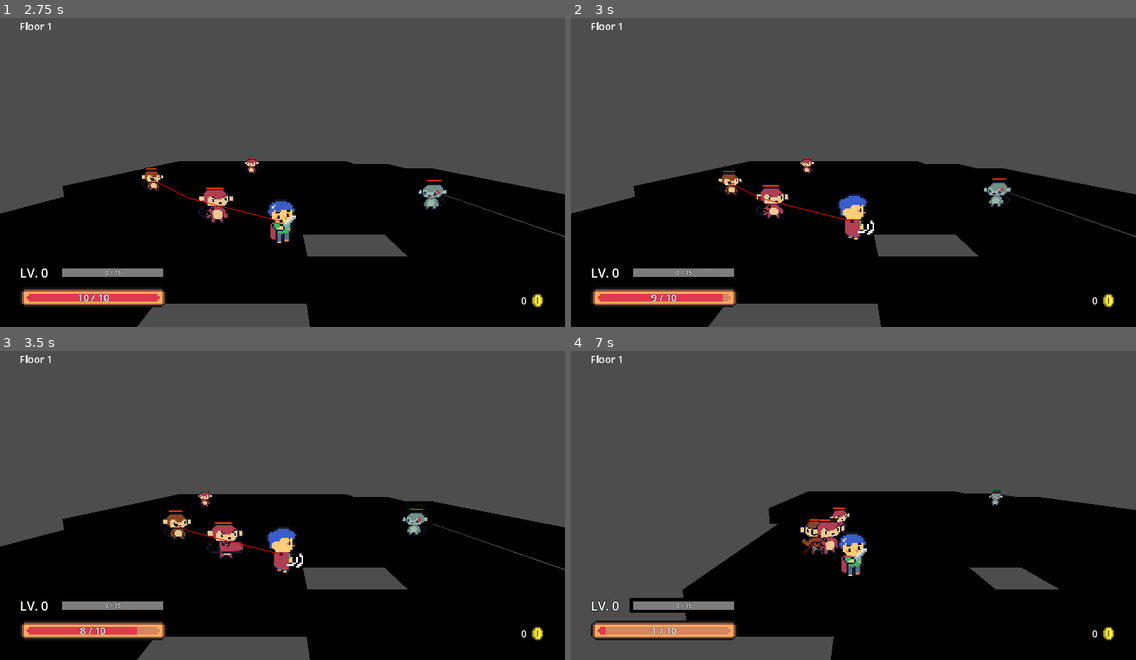
Above: before the commit, frames 1-4 (two rows, left to right).
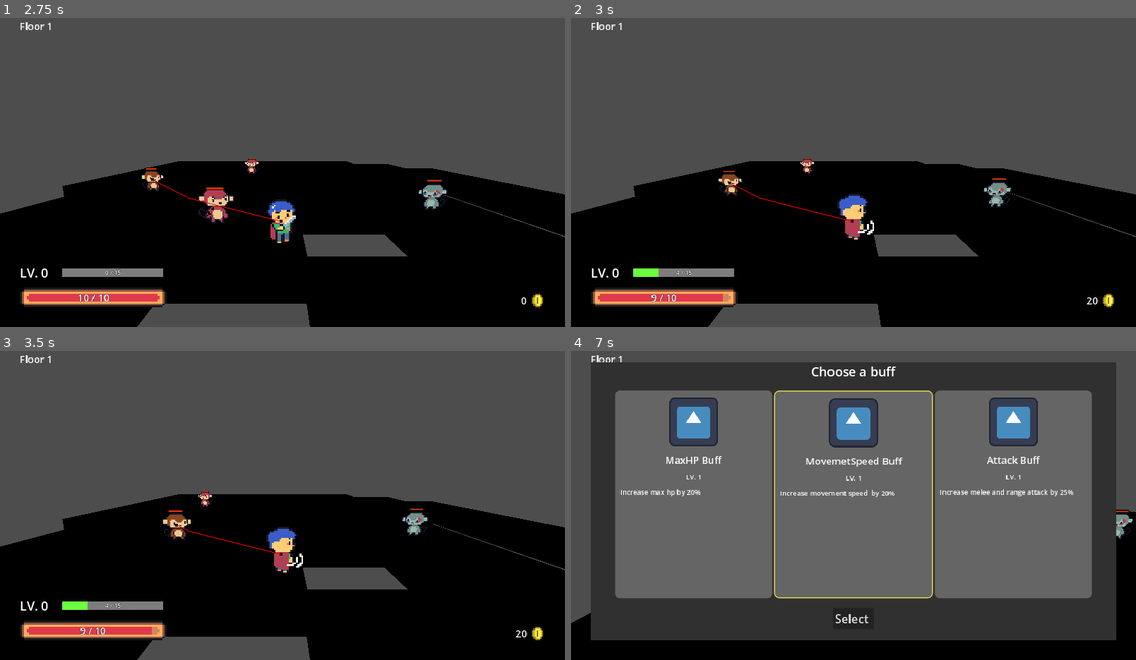
Above: after the commit, the same moments.

Repository: ArtMuchimuchi/FinalProject
Game: Godot game, scene res://user_interface/menu/main_menu/main_menu.tscn
Two runs of this game, one before a commit and one after it. Both use one fixed random seed, a clock stepped at 60 frames per second and the inputs below. The project has no main scene, so this scene is started directly. The engine's default icon, where the game draws it, is replaced by a stand-in: a white triangle on a blue panel in a dark square. Sound files missing from this copy of the repository are replaced by a short silence.
Inputs (mouse positions are in pixels of both pictures, inside the frame that each line leads up to):
- Up to frame 1 (2.75 s): click "Start" at 0.5 s; move the mouse to (406, 150) at 1.27 s; hold Right (move_right) 1.28-2.03 s; tap Shift (dash) at 1.35 s; click (406, 150) at 1.42 s; move the mouse to (169, 184) at 2.02 s; hold Down (move_back) from 2.03 s (still down); tap Z (melee_attack) at 2.1 s
- Up to frame 2 (3 s): move the mouse to (910, 98) at 2.77 s; release Down (move_back) at 2.78 s; hold Right (move_right) from 2.78 s (still down); tap X (range_attack) at 2.85 s
- Up to frame 3 (3.5 s): keep holding Right (move_right)
- Up to frame 4 (7 s): move the mouse to (825, 564) at 3.52 s; release Right (move_right) at 3.53 s; hold Up (move_forward) 3.53-4.28 s; tap one key every 0.75 s from 3.6 s: Shift (dash) Z (melee_attack) X (range_attack) Shift (dash) Z (melee_attack); click (825, 564) at 3.67 s; move the mouse to (1023, 548) at 4.27 s; hold Left (move_left) 4.28-5.78 s; move the mouse to (684, 452) at 5.02 s; move the mouse to (881, 502) at 5.77 s; hold Down (move_back) 5.78-6.53 s; click (881, 502) at 5.92 s; move the mouse to (768, 422) at 6.52 s; hold Right (move_right) from 6.53 s (still down)

Frame 1 is identical in both runs. In frame 2, 0.6% of the frame differs, in the area x 11-94%, y 53-93%; in frame 3, 0.8%; in frame 4, 54%, in the area x 0-100%, y 3-100%.
Error after the commit: Attempt to call function 'store_string' in base 'null instance' on a null instance. (res://utils/saver_loader/saver_loader.gd:58)

Commit message:
Revert "Add reset level in reward manager"
This reverts commit c3e42b451f98e2b3675c055fdf06299c11c8ae05.

Diff:
--- a/utils/constant/constant_number.gd
+++ b/utils/constant/constant_number.gd
@@ -14,13 +14,11 @@
 const playerDefense : int = 2
 const rebirthInvincibleDuration : float = 2.0
 const healingPerLevelUp : float = 0.3
-const defaultPlayerLevel : int = 0
-const defaultPlayerExp : int = 0
 
 const enemyMeleeType : int = 0
 const enemyRangeType : int = 1
 
-const enemyHealthPoint : int = 10
+const enemyHealthPoint : int = 1
 const enemySpeed : int = 4
 const enemyDashSpeed : int = 14
 const enemyDashDuration : float = 0.3
--- a/utils/reward_manager/reward_manager.gd
+++ b/utils/reward_manager/reward_manager.gd
@@ -1,8 +1,8 @@
 extends Node
 
 # Exp reward
-var currentLevel : int = ConstantNumber.defaultPlayerLevel
-var currentEXP : int = ConstantNumber.defaultPlayerExp
+var currentLevel : int = 0
+var currentEXP : int = 0
 var roomNode : Node
 var isRewarding : bool = false
 var rewardStack : int = 0
@@ -48,6 +48,8 @@
 
 # Check if player level uo
 func checkLevelUp():
+	# Update exp bar in hud for both current level and  exp
+	expIncreased.emit(currentEXP,getNextLevelExp(),currentLevel)
 	# Check if current exp enough to level up
 	if currentEXP >= nextLevelEXP:
 		var differenceOfEXP = currentEXP - nextLevelEXP
@@ -63,8 +65,6 @@
 	# Check if player have level up stack and buff selection doesn't show yet, add buff selection
 	if isRewarding == false && rewardStack > 0:
 		getLevelUpReward()
-	# Update exp bar in hud for both current level and  exp
-	expIncreased.emit(currentEXP,getNextLevelExp(),currentLevel)
 
 # Add buff selection window and add another one if player have level up stack
 func getLevelUpReward():
@@ -95,8 +95,3 @@
 # Un pause
 func unPauseRoom():
 	get_tree().paused = false
-
-# Reset player level and exp
-func resetLevel():
-	currentLevel = ConstantNumber.defaultPlayerLevel
-	currentEXP = ConstantNumber.defaultPlayerExp
